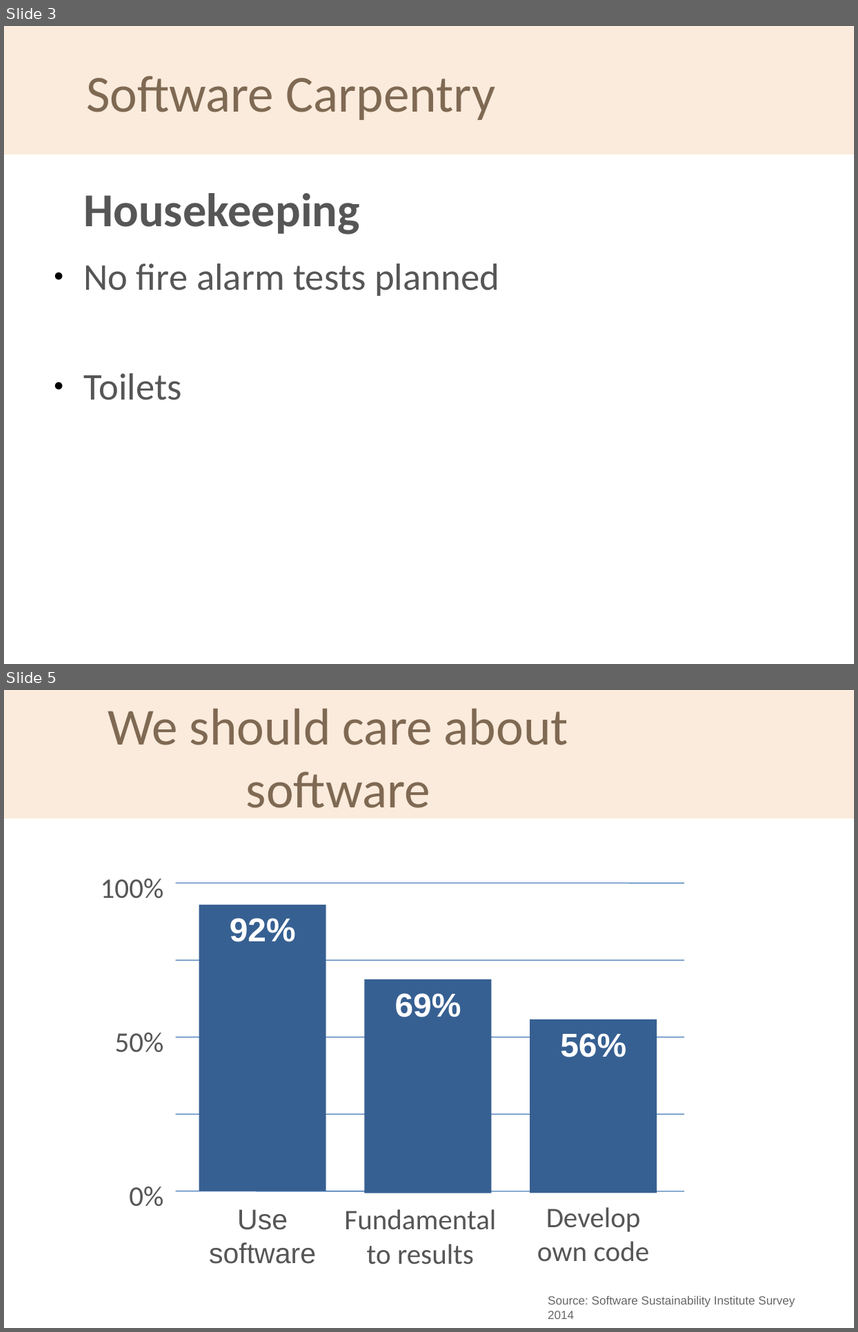
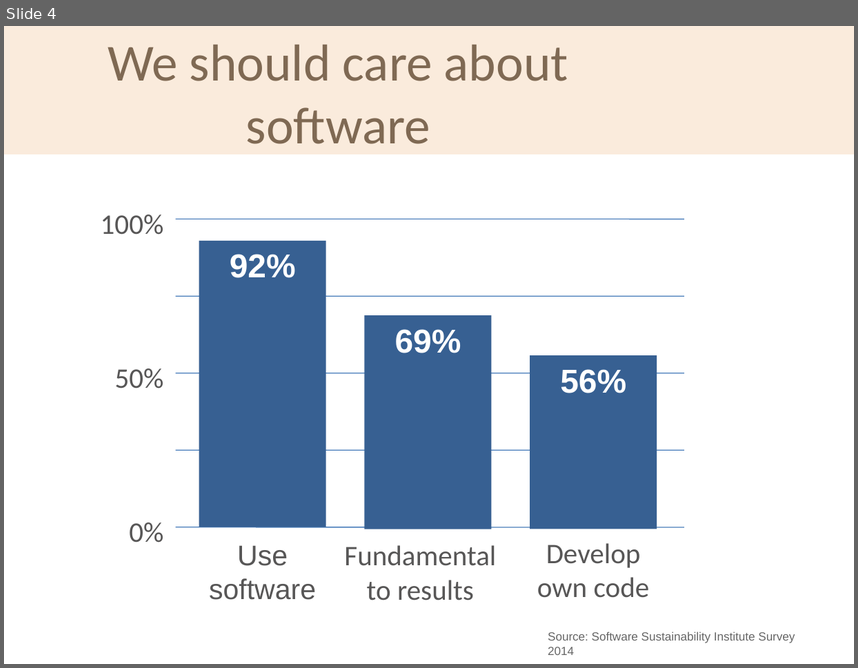
Before and after one commit to softwaresaved/2020-04-30-ramp-swc, a slide deck: welcome/swc-rsg-short-intro.odp. Shown one above the other, each under a label of ours: slides 3 and 5 before the commit, slide 4 after it; the slides between them are not shown. The pictures are 858x1332 and 858x668 pixels, drawn with LibreOffice and Linux fonts; fonts in the diff are those of the drawing; background and template pictures are left out. Boxes give left, top, right and bottom in pixels: in the first picture for what was removed or moved away, otherwise in the second. Text is boxed around its words. In the diff, an @@ line names an element or a change of style, - is before the commit and + after.

```diff
--- a/welcome/swc-rsg-short-intro.odp
+++ b/welcome/swc-rsg-short-intro.odp
@@ slide 3 removed at [4,26,854,664], background #FFFFFF; not listed: 1 template element that a slide beside it also shows @@
@@ title removed at [86,76,495,120] @@
-Software Carpentry
@@ text removed at [83,193,499,400] @@
-Housekeeping
-● No fire alarm tests planned
-● Toilets
@@ what was slide 5 is now slide 4 @@
```
Also in this commit, not shown: 5 slides changed, 4 other slides removed, 3 other files.
